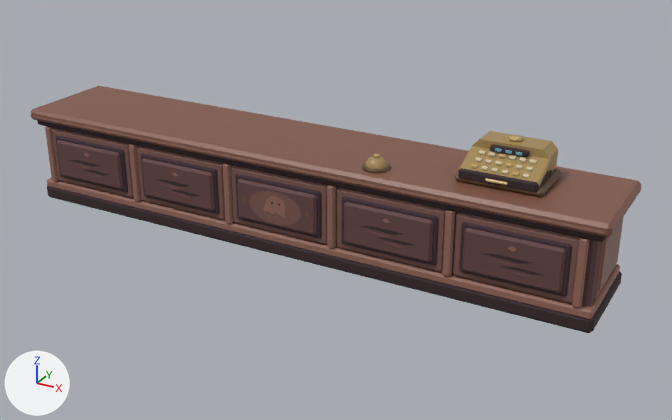
What one commit did to the glTF model assets/models/shop/counter.glb.
Rendered twice from a 50 mm lens placed at (3.18, -5.32, 2.93), pointed at (0.27, -0.02, 0.28). Lighting does not change. The marker at lower left points along +X, +Y and +Z. The older version comes first. Vertices at exactly the same position are counted once.

In view in the first picture: 'counter'.
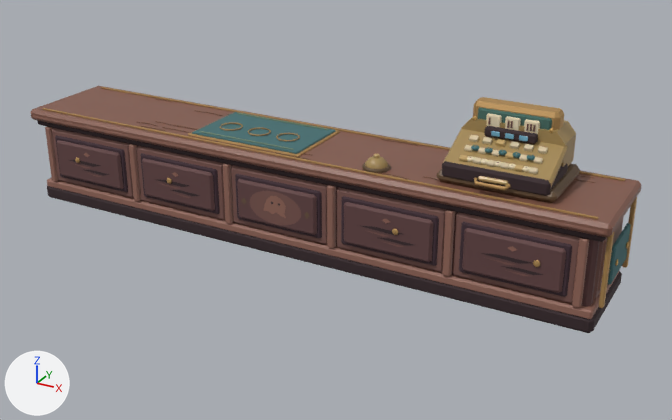
Commit message: Update counter model [skip ci]

Patch to the scene script:
```diff
--- a/assets/models/shop/counter.glb.py
+++ b/assets/models/shop/counter.glb.py
@@ mat_sagepaint @@
+mat_sagepaint = principled_material('sagepaint')
+mat_sagepaint.base_color = (0.178, 0.258, 0.175)  # greyish green #758b74
+mat_sagepaint.roughness = 0.86
@@ mat_grain @@
+mat_grain = principled_material('grain')
+mat_grain.base_color = (0.198, 0.0976, 0.0513)  # brown #7b5840
+mat_grain.roughness = 0.86
@@ mat_agedgold @@
+mat_agedgold = principled_material('agedgold')
+mat_agedgold.base_color = (0.497, 0.301, 0.109)  # orange #bb955d
+mat_agedgold.metallic = 0.42
+mat_agedgold.roughness = 0.65
@@ mat_umber @@
+mat_umber = principled_material('umber')
+mat_umber.base_color = (0.162, 0.0704, 0.0497)  # brown #704b3f
+mat_umber.roughness = 0.86
@@ mat_seaenamel @@
+mat_seaenamel = principled_material('seaenamel')
+mat_seaenamel.base_color = (0.0561, 0.156, 0.165)  # dark cyan #436e71
+mat_seaenamel.roughness = 0.86
@@ mat_cream_001 @@
+mat_cream_001 = principled_material('cream.001')
+mat_cream_001.base_color = (0.807, 0.694, 0.474)  # beige #e8d9b7
+mat_cream_001.roughness = 0.86
@@ mat_greencloth @@
+mat_greencloth = principled_material('greencloth')
+mat_greencloth.base_color = (0.0595, 0.147, 0.122)  # dark cyan #456b62
+mat_greencloth.roughness = 0.86
@@ mat_gold @@
+mat_gold = principled_material('gold')
+mat_gold.base_color = (0.638, 0.407, 0.138)  # orange #d1ab68
+mat_gold.metallic = 0.63
+mat_gold.roughness = 0.65
@@ me_counter @@
 # used by ob_counter; location = (0.0, 0.0, 0.0)
-me_counter.from_pydata(...)  # 1584 vertices, 2734 faces; spans x -2.24..2.24, y -0.4..0.4, z 0.0..1.0
+me_counter.from_pydata(...)  # 3268 vertices, 5806 faces; spans x -2.24..2.26, y -0.41..0.4, z 0.0..1.2
+# me_counter part 1: a new loose piece, a UV sphere (8 segments, 4 rings, poles along z) spanning x 1.817..1.863, y -0.412..-0.392, z 0.386..0.434, in mat_agedgold (orange #bb955d)
+# me_counter part 2: a new loose piece, a box spanning x -2.15..2.15, y -0.3435..-0.3265, z 0.743..0.751, in mat_agedgold (orange #bb955d)
+# me_counter part 3: a new loose piece, a box spanning x -2.15..2.15, y 0.3215..0.3385, z 0.743..0.751, in mat_agedgold (orange #bb955d)
+# me_counter part 4: a new loose piece, a box spanning x -0.72..0.06, y -0.2465..-0.2335, z 0.765..0.771, in mat_sagepaint (greyish green #758b74)
+# me_counter part 5: a new loose piece, a box spanning x -0.72..0.06, y 0.2335..0.2465, z 0.765..0.771, in mat_sagepaint (greyish green #758b74)
+# me_counter part 6: 562 vertices moved from x 1.21..1.78, y -0.22..0.22, z 0.74..1.0 to x 1.11..1.88, y -0.29..0.28, z 0.74..1.14; 1380 vertices added at x -1.86..2.24, y -0.39..0.32, z 0.17..1.2
+# other edits to the shape of me_counter do not show in these pictures
 me_counter.materials.append(mat_wood_dark)
@@ me_counter @@
 me_counter.materials.append(mat_rain)
+me_counter.materials.append(mat_agedgold)  # orange #bb955d
+me_counter.materials.append(mat_seaenamel)  # dark cyan #436e71
+me_counter.materials.append(mat_sagepaint)  # greyish green #758b74
+me_counter.materials.append(mat_gold)  # orange #d1ab68
+me_counter.materials.append(mat_grain)  # brown #7b5840
+me_counter.materials.append(mat_greencloth)  # dark cyan #456b62
+me_counter.materials.append(mat_cream_001)  # beige #e8d9b7
+me_counter.materials.append(mat_umber)  # brown #704b3f
```

Boxes (x1, y1, x2, y2) around the edits, measured in the pictures (672 x 420 px):
part 1 of me_counter, added
    after: (533, 260, 540, 267)
part 2 of me_counter, added
    after: (42, 108, 598, 219)
part 3 of me_counter, added
    after: (101, 87, 626, 181)
part 4 of me_counter, added
    after: (199, 131, 294, 150)
part 5 of me_counter, added
    after: (237, 113, 328, 130)
part 6 of me_counter, built on
    before: (454, 131, 561, 197)
    after: (139, 97, 637, 308)
